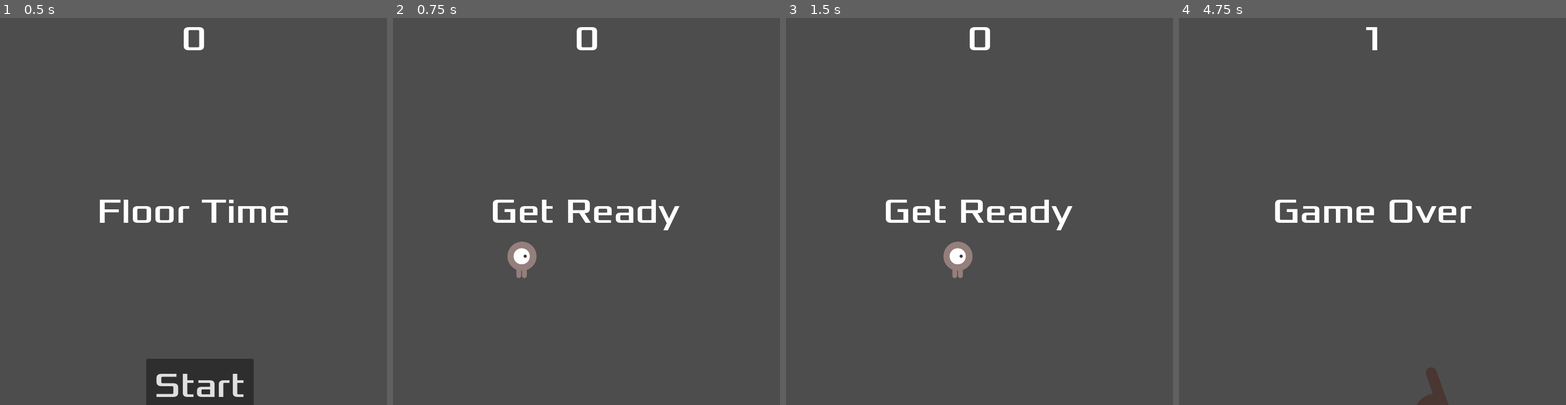
Above: before the commit, frames 1-4 (left to right).
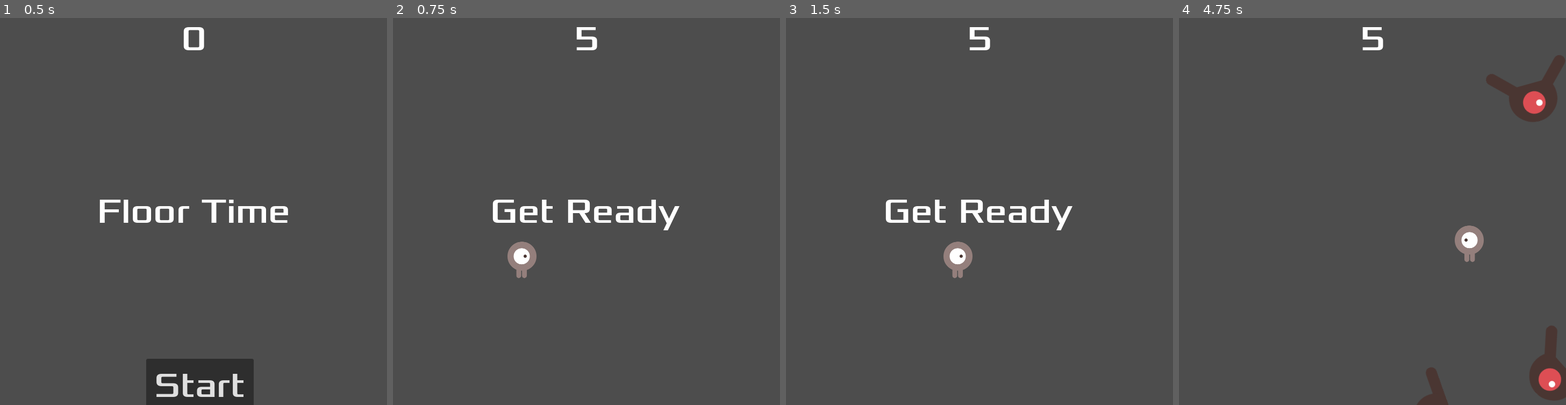
Above: after the commit, the same moments.

Repository: counterjmb/FloorTime
Game: Godot game, scene res://main.tscn
Same seed, same stepped clock (60 frames per second), same inputs: the game is played once before the commit and once after it.
Inputs:
- Up to frame 1 (0.5 s): no input
- Up to frame 2 (0.75 s): click "Start" at 0.5 s
- Up to frame 3 (1.5 s): tap Enter at 1.25 s; hold Right (move_right) from 1.28 s (still down)
- Up to frame 4 (4.75 s): release Right (move_right) at 2.03 s; hold Down (move_down) 2.03-2.78 s; hold Right (move_right) 2.78-3.53 s; hold Up (move_up) 3.53-4.28 s; hold Left (move_left) from 4.28 s (still down)

Frame 1 is identical in both runs. In frame 2, less than 0.1% of the frame differs, in the area x 47-53%, y 2-9%; in frame 3, less than 0.1%; in frame 4, 4.3%, in the area x 24-100%, y 2-99%.

Commit message:
working on health

Diff:
--- a/hud.tscn
+++ b/hud.tscn
@@ -58,5 +58,19 @@
 wait_time = 2.0
 one_shot = true
 
+[node name="HealthBar" type="TextureProgressBar" parent="."]
+anchors_preset = 5
+anchor_left = 0.5
+anchor_right = 0.5
+offset_left = -136.0
+offset_top = 8.0
+offset_right = 152.0
+offset_bottom = 72.0
+grow_horizontal = 2
+size_flags_horizontal = 4
+size_flags_vertical = 4
+max_value = 10.0
+tint_progress = Color(0.611765, 0, 0, 1)
+
 [connection signal="pressed" from="StartButton" to="." method="_on_start_button_pressed"]
 [connection signal="timeout" from="MessageTimer" to="." method="_on_message_timer_timeout"]
--- a/main.gd
+++ b/main.gd
@@ -6,25 +6,25 @@
 func _ready():
 	pass
 
+func update_health(x):
+	# https://www.youtube.com/watch?v=vkHT5rziNMk
+	$HUD.update_score(x)
 
 # Called every frame. 'delta' is the elapsed time since the previous frame.
 func _process(delta):
 	pass
 
-
 func game_over():
-	$ScoreTimer.stop()
 	$MobTimer.stop()
 	$HUD.show_game_over()
 
 func new_game():
-	score = 0
+	score = 5
 	$Player.start($StartPosition.position)
 	$StartTimer.start()
-	$HUD.update_score(score)
 	$HUD.show_message("Get Ready")
 	get_tree().call_group("mobs", "queue_free")
-
+	$HUD.update_score(score)
 
 func _on_mob_timer_timeout():
 	# Create a new instance of the Mob scene.
@@ -52,11 +52,6 @@
 	add_child(mob)
 
 
-func _on_score_timer_timeout():
-	score += 1
-	$HUD.update_score(score)
-
 
 func _on_start_timer_timeout():
 	$MobTimer.start()
-	$ScoreTimer.start()
--- a/main.tscn
+++ b/main.tscn
@@ -18,8 +18,6 @@
 [node name="MobTimer" type="Timer" parent="."]
 wait_time = 0.5
 
-[node name="ScoreTimer" type="Timer" parent="."]
-
 [node name="StartTimer" type="Timer" parent="."]
 wait_time = 2.0
 one_shot = true
@@ -37,7 +35,5 @@
 [node name="Player" parent="." instance=ExtResource("1_8vc0q")]
 
 [connection signal="timeout" from="MobTimer" to="." method="_on_mob_timer_timeout"]
-[connection signal="timeout" from="ScoreTimer" to="." method="_on_score_timer_timeout"]
 [connection signal="timeout" from="StartTimer" to="." method="_on_start_timer_timeout"]
 [connection signal="start_game" from="HUD" to="." method="new_game"]
-[connection signal="hit" from="Player" to="." method="game_over"]
--- a/player.gd
+++ b/player.gd
@@ -1,5 +1,6 @@
 extends Area2D
-signal hit
+# signal hit
+signal contact
 
 @export var speed = 400
 var screen_size
@@ -40,9 +41,8 @@
 
 
 func _on_body_entered(body):
-	hide()
-	hit.emit()
-	$CollisionShape2D.set_deferred("disabled", true)
+	contact.emit()
+
 
 func start(pos):
 	position = pos
